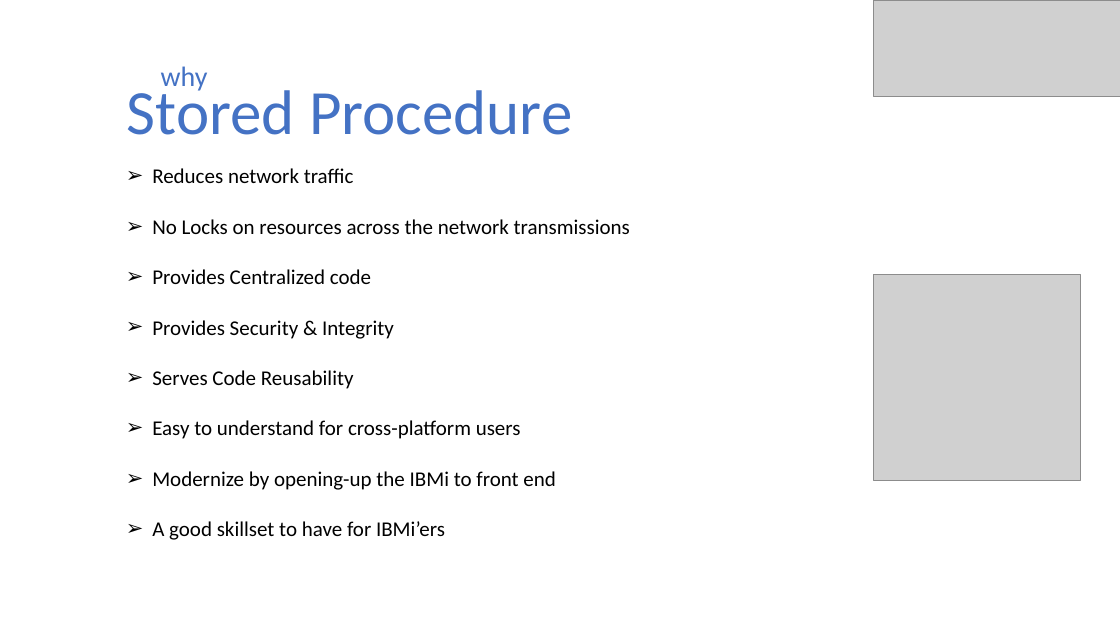
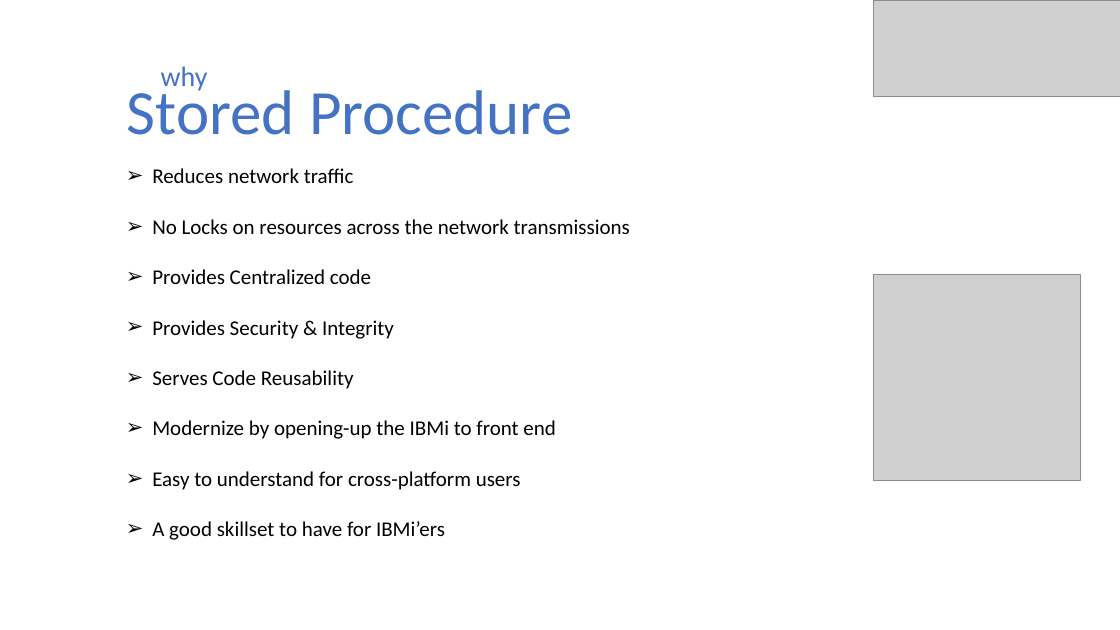
Before and after one commit to ravisankar-PIO/SQL-SP-LnL, a slide deck: slide 5 of IBMi Lunch and Learn Series 2024 - Enhancing Performance with SQL Stored Procedures & UDF.pptx. Drawn at 1120x630 pixels with LibreOffice and Linux fonts; fonts in the diff are those of the drawing; grey boxes stand for pictures. Boxes give left, top, right and bottom in pixels: in the first picture for what was removed or moved away, otherwise in the second. Text is boxed around its words. In the diff, an @@ line names an element or a change of style, - is before the commit and + after.

```diff
--- a/IBMi Lunch and Learn Series 2024 - Enhancing Performance with SQL Stored Procedures & UDF.pptx
+++ b/IBMi Lunch and Learn Series 2024 - Enhancing Performance with SQL Stored Procedures & UDF.pptx
@@ text at [152,420,555,439]: paragraph added @@
+➢ Modernize by opening-up the IBMi to front end
@@ text at [152,471,555,490]: paragraph removed @@
-➢ Modernize by opening-up the IBMi to front end
```
Also in this commit, not shown: 7 other slides changed, 2 other files.
